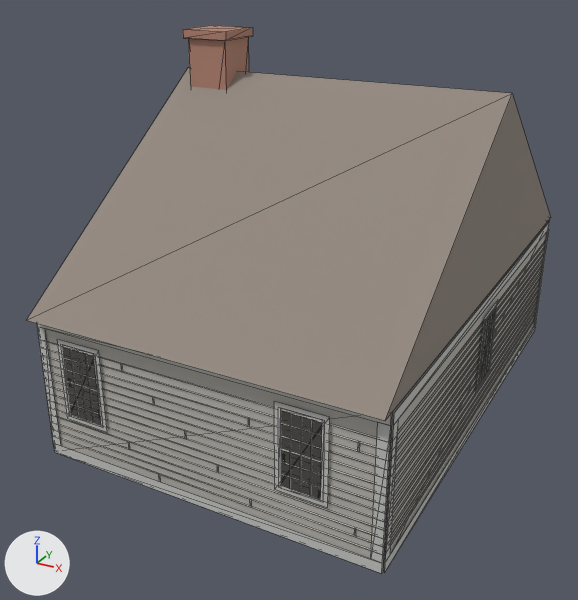
Two versions of the glTF model chicago/4d/assets/gltf/recon_1835_south_d5_007__inferred_1835.glb, one commit apart.
Rendered twice from a 50 mm camera at (9.85, -8.91, 8.57) aimed at (2.72, 4.06, 2.09). Every picture has the same lights, and +X, +Y and +Z are marked at lower left. The older version comes first. Mesh edges are drawn as thin lines. Vertices at exactly the same position are counted once.

Objects in the first picture: 'recon_1835_south_d5_007__inferred_1835'.
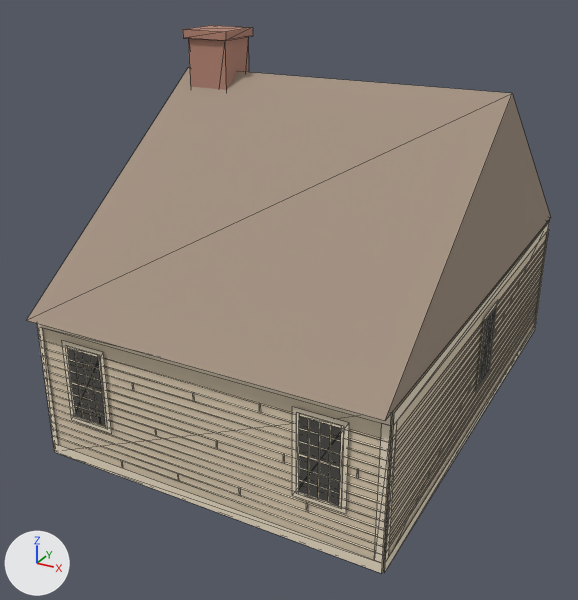
Changed parts and their boxes [x1, y1, x2, y2] in the pictures (578 x 600 px; the box of a moved part takes in the faces that stretch with it):
'recon_1835_south_d5_007__inferred_1835', recoloured, reshaped (grey to beige)
    both: [26, 25, 551, 573]
part 1 of me_recon_1835_south_d5_007__inferred_1835, rebuilt
    before: [278, 407, 325, 502]
    after: [296, 413, 344, 509]
part 2 of me_recon_1835_south_d5_007__inferred_1835, rebuilt
    before: [61, 344, 103, 427]
    after: [65, 346, 108, 429]
part 3 of me_recon_1835_south_d5_007__inferred_1835, rebuilt
    before: [274, 401, 330, 507]
    after: [292, 407, 349, 514]
part 4 of me_recon_1835_south_d5_007__inferred_1835, rebuilt (7% taller)
    before: [281, 448, 321, 462]
    after: [299, 454, 340, 469]
part 5 of me_recon_1835_south_d5_007__inferred_1835, rebuilt
    before: [310, 420, 313, 496]
    after: [308, 419, 310, 495]
part 6 of me_recon_1835_south_d5_007__inferred_1835, rebuilt
    before: [281, 474, 321, 488]
    after: [299, 480, 339, 494]
part 7 of me_recon_1835_south_d5_007__inferred_1835, rebuilt
    before: [281, 461, 321, 475]
    after: [299, 467, 340, 481]
part 8 of me_recon_1835_south_d5_007__inferred_1835, rebuilt (7% taller)
    before: [281, 436, 321, 449]
    after: [299, 441, 340, 455]
part 9 of me_recon_1835_south_d5_007__inferred_1835, rebuilt (7% taller)
    before: [281, 423, 322, 436]
    after: [299, 428, 341, 442]
part 10 of me_recon_1835_south_d5_007__inferred_1835, rebuilt
    before: [57, 339, 107, 432]
    after: [62, 341, 112, 433]
part 11 of me_recon_1835_south_d5_007__inferred_1835, rebuilt (7% wider)
    before: [63, 345, 103, 424]
    after: [65, 345, 108, 427]
part 12 of me_recon_1835_south_d5_007__inferred_1835, deleted
    before: [67, 352, 356, 537]
part 13 of me_recon_1835_south_d5_007__inferred_1835, cut back
    before: [37, 326, 79, 446]
    after: [37, 326, 102, 445]
part 14 of me_recon_1835_south_d5_007__inferred_1835, moved or reshaped
    before: [300, 417, 399, 563]
    after: [299, 414, 397, 563]
part 15 of me_recon_1835_south_d5_007__inferred_1835, moved or reshaped (mostly hidden)
    before: [534, 230, 549, 325]
    after: [535, 230, 549, 323]

The change, as a list of edits to the scene's bpy script:
```text
Change mat_wall:
    mat_wall.base_color: (0.506, 0.49, 0.447) -> (0.765, 0.643, 0.471)  # grey #bdbab2 -> beige #e3d2b7
Change mat_trim:
    mat_trim.base_color: (0.584, 0.59, 0.565) -> (0.882, 0.775, 0.595)  # light grey #c9cac6 -> pale yellow #f1e4cb
Change me_recon_1835_south_d5_007__inferred_1835:
    remove me_recon_1835_south_d5_007__inferred_1835.from_pydata(...)  # 642 vertices, 396 faces; spans x -0.03..6.61, y -0.25..10.49, z 0.0..7.15
    add me_recon_1835_south_d5_007__inferred_1835.from_pydata(...)  # 634 vertices, 392 faces; spans x -0.03..6.61, y -0.25..10.49, z 0.0..7.15
    me_recon_1835_south_d5_007__inferred_1835 part 1: the loose piece of 12 vertices spanning x 4.8..5.56, y -0.05, z 0.95..2.38 is rebuilt with 12 vertices and now spans x 5.1..5.87, y -0.05, z 0.95..2.38
    me_recon_1835_south_d5_007__inferred_1835 part 2: the loose piece of 12 vertices spanning x 0.53..1.3, y -0.05, z 0.95..2.38 is rebuilt with 12 vertices and now spans x 0.63..1.4, y -0.05, z 0.95..2.38
    me_recon_1835_south_d5_007__inferred_1835 part 3: the loose piece of 4 vertices spanning x 4.72..5.64, y -0.04, z 0.88..2.46 is rebuilt with 4 vertices and now spans x 5.03..5.94, y -0.04, z 0.88..2.46
    me_recon_1835_south_d5_007__inferred_1835 part 4: the loose piece of 4 vertices spanning x 4.84..5.52, y -0.05, z 1.65..1.68 is rebuilt with 4 vertices and now spans x 5.15..5.82, y -0.05, z 1.65..1.68
    me_recon_1835_south_d5_007__inferred_1835 part 5: the loose piece of 4 vertices spanning x 5.34..5.37, y -0.05, z 1.0..2.34 is rebuilt with 4 vertices and now spans x 5.3..5.32, y -0.05, z 1.0..2.34
    me_recon_1835_south_d5_007__inferred_1835 part 6: the loose piece of 4 vertices spanning x 4.84..5.52, y -0.05, z 1.2..1.22 is rebuilt with 4 vertices and now spans x 5.15..5.82, y -0.05, z 1.2..1.22
    me_recon_1835_south_d5_007__inferred_1835 part 7: the loose piece of 4 vertices spanning x 4.84..5.52, y -0.05, z 1.42..1.45 is rebuilt with 4 vertices and now spans x 5.15..5.82, y -0.05, z 1.42..1.45
    me_recon_1835_south_d5_007__inferred_1835 part 8: the loose piece of 4 vertices spanning x 4.84..5.52, y -0.05, z 1.89..1.91 is rebuilt with 4 vertices and now spans x 5.15..5.82, y -0.05, z 1.89..1.91
    me_recon_1835_south_d5_007__inferred_1835 part 9: the loose piece of 4 vertices spanning x 4.84..5.52, y -0.05, z 2.11..2.13 is rebuilt with 4 vertices and now spans x 5.15..5.82, y -0.05, z 2.11..2.13
    me_recon_1835_south_d5_007__inferred_1835 part 10: the loose piece of 4 vertices spanning x 0.46..1.37, y -0.04, z 0.88..2.46 is rebuilt with 4 vertices and now spans x 0.56..1.47, y -0.04, z 0.88..2.46
    me_recon_1835_south_d5_007__inferred_1835 part 11: the loose piece of 4 vertices spanning x 0.53..1.3, y -0.05, z 0.95..2.38 is rebuilt with 4 vertices and now spans x 0.63..1.4, y -0.05, z 0.95..2.38
    me_recon_1835_south_d5_007__inferred_1835 part 12: 10 loose pieces with 40 vertices, spanning x 0.58..6.11, y -0.05..9.62, z 0.5..2.38, are deleted
    me_recon_1835_south_d5_007__inferred_1835 part 13: 5 vertices moved from x -0.03..1.23, y -0.03..0.19, z 0.2..2.59 to x -0.03..1.2, y -0.03..0.13, z 0.2..2.59; 5 vertices removed from x 0.73..1.2, y -0.05..-0.02, z 1.0..2.34; 21 vertices added at x 0.68..1.35, y -0.05..-0.02, z 0.96..2.34
    me_recon_1835_south_d5_007__inferred_1835 part 14: 4 vertices moved from x 6.36..6.59, y -0.03..0.19, z 0.2..2.59 to x 6.42..6.59, y -0.03..0.13, z 0.2..2.59; 4 vertices removed from x 5.17..5.19, y -0.05, z 1.0..2.34; 12 vertices added at x 5.1..5.87, y -0.05, z 0.95..2.38
    me_recon_1835_south_d5_007__inferred_1835 part 15: 4 vertices moved from x 6.36..6.59, y 9.38..9.6, z 0.2..2.59 to x 6.42..6.59, y 9.44..9.6, z 0.2..2.59; 4 vertices removed from x 5.17..5.19, y 9.62, z 1.0..2.34; 8 vertices added at x 5.48..5.67, y 9.62, z 1.0..2.34
    other edits to the shape of me_recon_1835_south_d5_007__inferred_1835 do not show in these pictures
```
